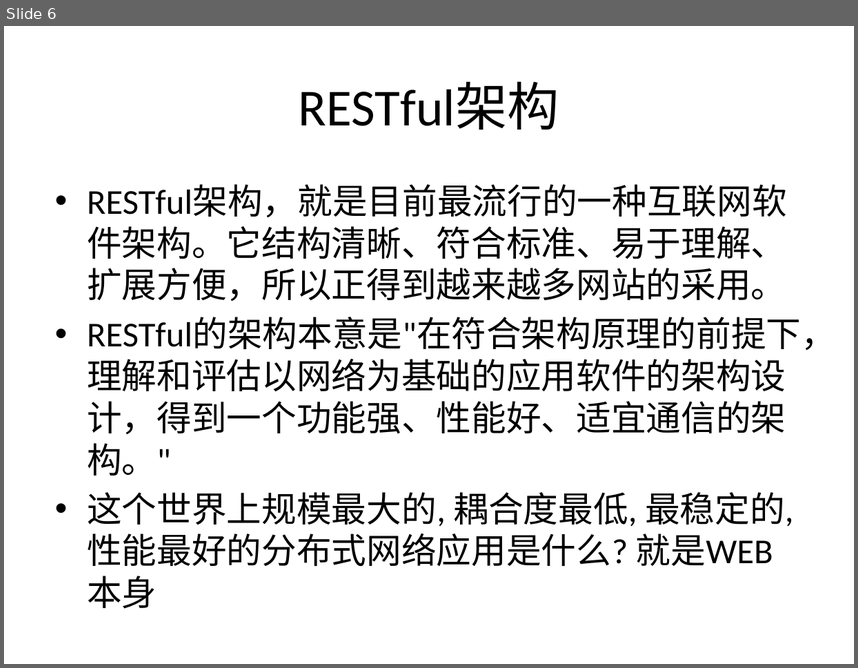
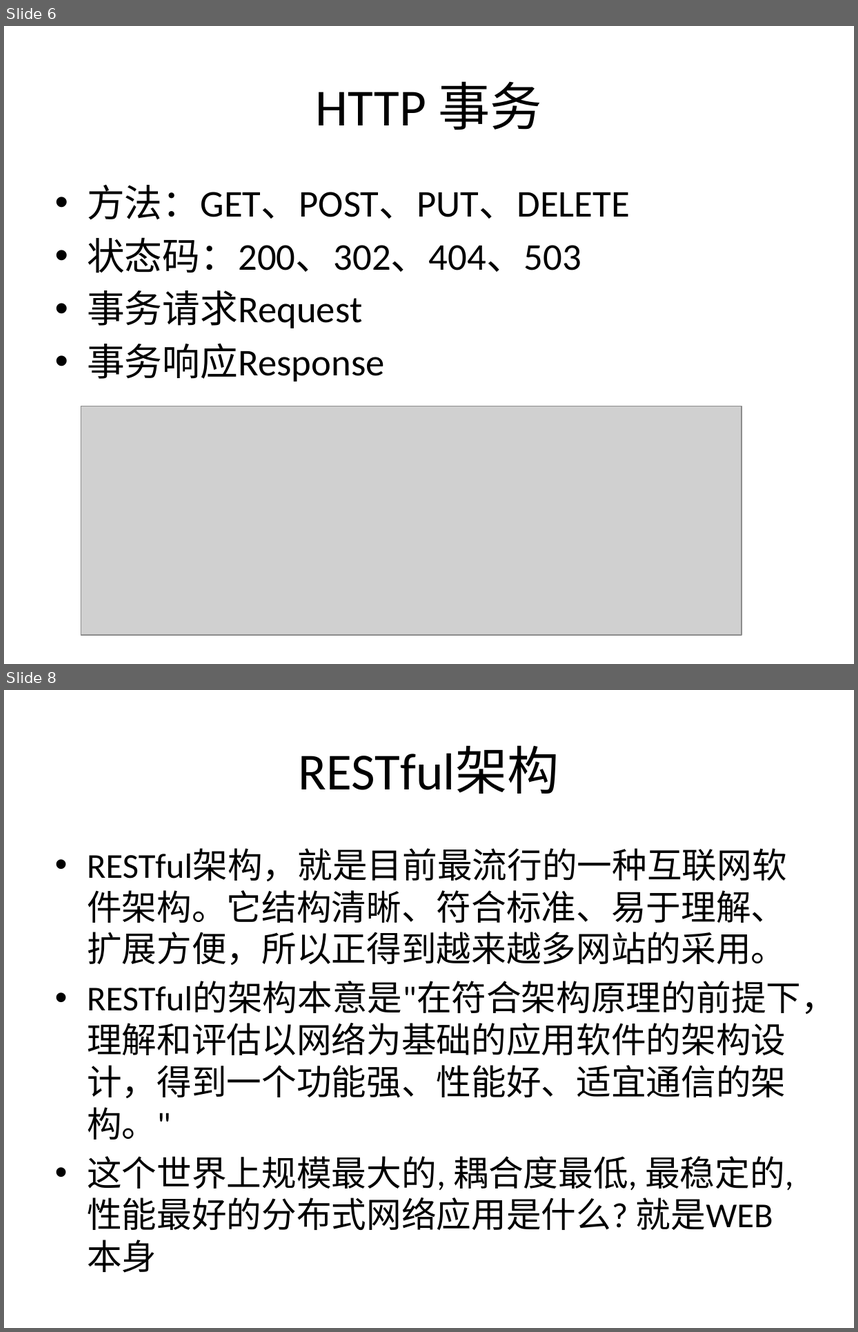
Before and after one commit to boubei-com/boubei-learn, a slide deck: doc/HTTP & Restful.pptx. Shown one above the other, each under a label of ours: slide 6 before the commit, slides 6 and 8 after it; the slides between them are not shown. The pictures are 858x668 and 858x1332 pixels, drawn with LibreOffice and Linux fonts; fonts in the diff are those of the drawing; grey boxes stand for pictures. Boxes give left, top, right and bottom in pixels: in the first picture for what was removed or moved away, otherwise in the second. Text is boxed around its words. In the diff, an @@ line names an element or a change of style, - is before the commit and + after.

```diff
--- a/doc/HTTP & Restful.pptx
+++ b/doc/HTTP & Restful.pptx
@@ slide 6 added at box(4, 26, 854, 664), background #FFFFFF @@
@@ title added at box(316, 81, 542, 130), 44 pt, text #000000 @@
+HTTP 事务
@@ text added at box(87, 185, 630, 381), 32 pt, text #000000 @@
+• 方法：GET、POST、PUT、DELETE
+• 状态码：200、302、404、503
+• 事务请求Request
+• 事务响应Response
@@ picture added at box(81, 406, 742, 635) @@
@@ what was slide 6 is now slide 8 @@
```
Also in this commit, not shown: 1 slide changed, 2 other slides added, 1 slide removed, 5 other files.
